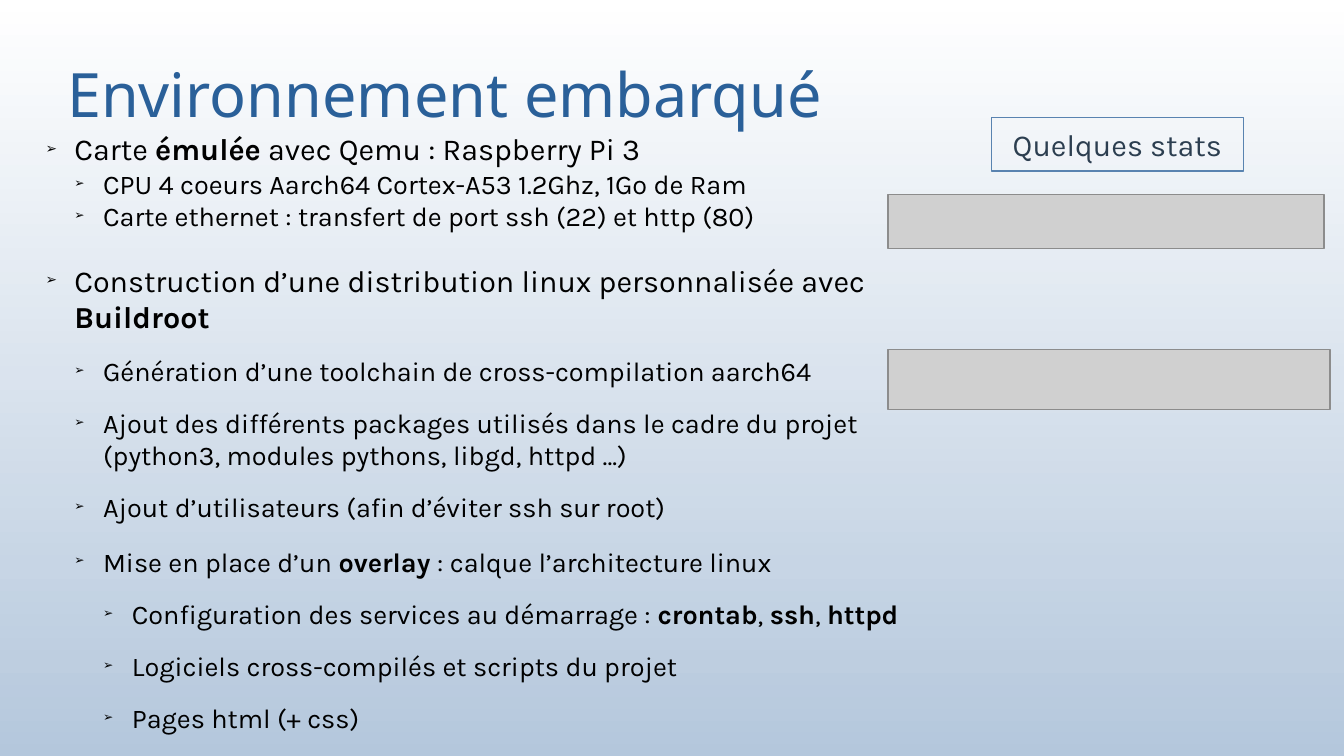
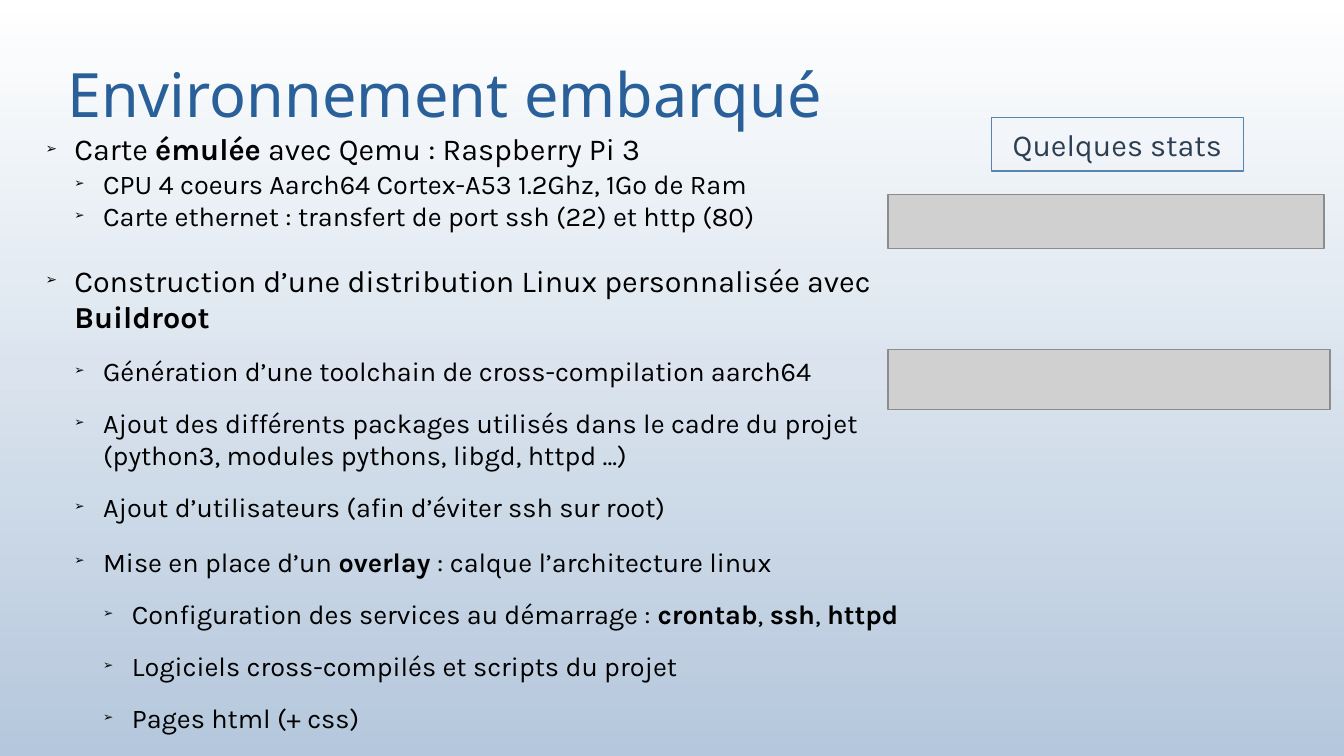
Before and after one commit to bauj/AJC_projet_belib, a slide deck: slide 47 of presentation_projetV2.odp (slide 46 before the commit). Drawn at 1344x756 pixels with LibreOffice and Linux fonts; fonts in the diff are those of the drawing; grey boxes stand for pictures. Boxes give left, top, right and bottom in pixels: in the first picture for what was removed or moved away, otherwise in the second. Text is boxed around its words. In the diff, an @@ line names an element or a change of style, - is before the commit and + after.

```diff
--- a/presentation_projetV2.odp
+++ b/presentation_projetV2.odp
@@ text at [74, 269, 870, 329]: text changed @@
-➢ Construction d’une distribution linux personnalisée avec Buildroot
+➢ Construction d’une distribution Linux personnalisée avec Buildroot
```
Also in this commit, not shown: 20 other slides changed, 1 slide added, 5 other files.
